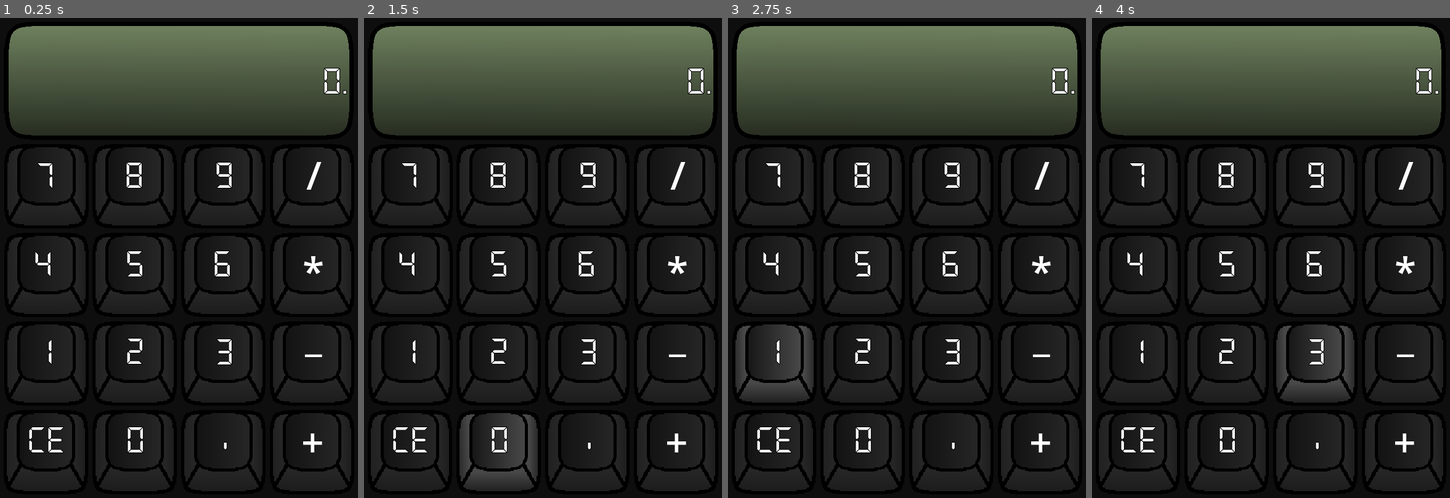
Above: before the commit, frames 1-4 (left to right).
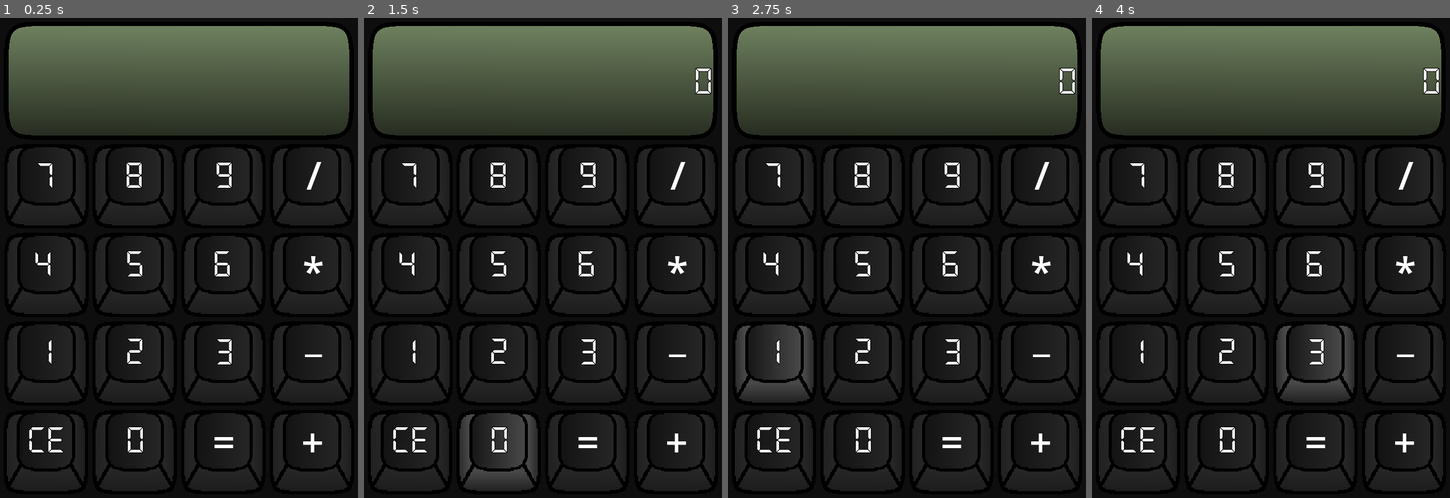
Above: after the commit, the same moments.

Repository: alhasan-ramadan/godot-calculator
Game: Godot game, scene res://scenes/main.tscn
Two runs of this game, one before a commit and one after it. Both use one fixed random seed, a clock stepped at 60 frames per second and the inputs below.
Inputs (mouse positions are in pixels of both pictures, inside the frame that each line leads up to):
- Up to frame 1 (0.25 s): no input
- Up to frame 2 (1.5 s): click (410, 450) at 0.5 s; click (500, 450) at 1.25 s
- Up to frame 3 (2.75 s): click (774, 363) at 2 s
- Up to frame 4 (4 s): click (1228, 363) at 2.75 s; click (1313, 363) at 3.5 s

The runs differ from the first frame. In frame 1, 0.3% of the frame differs, in the area x 59-97%, y 10-90%; in frame 2, 0.3%, in the area x 59-98%, y 10-90%; in frame 3, 0.3%; in frame 4, 0.3%.

Commit message:
feat(operations): added basic instructions for the calculator

Diff:
--- a/scenes/main.tscn
+++ b/scenes/main.tscn
@@ -1,6 +1,7 @@
-[gd_scene load_steps=6 format=3 uid="uid://daabkqotbq2oj"]
+[gd_scene load_steps=7 format=3 uid="uid://daabkqotbq2oj"]
 
 [ext_resource type="FontFile" uid="uid://vuqbxsandcr1" path="res://assets/fonts/DS-DIGI.TTF" id="1_ofned"]
+[ext_resource type="Script" path="res://scripts/main.gd" id="1_q32op"]
 [ext_resource type="Theme" uid="uid://dknlvjdcml8jt" path="res://assets/themes/button.theme" id="1_yexta"]
 [ext_resource type="Texture2D" uid="uid://dhbfk5nwda72i" path="res://assets/pictures/calculator_display.png" id="2_kyyor"]
 
@@ -20,6 +21,7 @@
 anchor_bottom = 1.0
 grow_horizontal = 2
 grow_vertical = 2
+script = ExtResource("1_q32op")
 
 [node name="background" type="ColorRect" parent="."]
 layout_mode = 1
@@ -111,7 +113,7 @@
 
 [node name="operations" type="Node" parent="background"]
 
-[node name="komma" type="Button" parent="background/operations"]
+[node name="equal" type="Button" parent="background/operations"]
 offset_left = 303.0
 offset_top = 647.0
 offset_right = 440.0
@@ -165,7 +167,6 @@
 offset_bottom = -1.52588e-05
 theme_override_fonts/font = ExtResource("1_ofned")
 theme_override_font_sizes/font_size = 30
-text = "0."
 label_settings = SubResource("LabelSettings_vhc6f")
 horizontal_alignment = 2
 vertical_alignment = 1
@@ -216,31 +217,30 @@
 anchor_top = 0.022
 anchor_right = 0.973
 anchor_bottom = 0.26
-offset_left = 332.8
-offset_top = 633.4
-offset_right = -203.8
-offset_bottom = 508.0
-theme_override_fonts/font = ExtResource("1_ofned")
-theme_override_font_sizes/font_size = 30
-text = ","
-label_settings = SubResource("LabelSettings_vhc6f")
-horizontal_alignment = 2
-vertical_alignment = 1
-text_overrun_behavior = 3
-
-[node name="addition_display" type="Label" parent="background/display"]
-physics_interpolation_mode = 0
-anchors_preset = -1
-anchor_left = 0.027
-anchor_top = 0.022
-anchor_right = 0.973
-anchor_bottom = 0.26
 offset_left = 479.8
 offset_top = 636.4
 offset_right = -48.8
 offset_bottom = 534.0
 theme_override_font_sizes/font_size = 30
 text = "+"
+label_settings = SubResource("LabelSettings_i8dhd")
+horizontal_alignment = 2
+vertical_alignment = 1
+text_overrun_behavior = 3
+
+[node name="addition_display" type="Label" parent="background/display"]
+physics_interpolation_mode = 0
+anchors_preset = -1
+anchor_left = 0.027
+anchor_top = 0.022
+anchor_right = 0.973
+anchor_bottom = 0.26
+offset_left = 335.8
+offset_top = 635.4
+offset_right = -192.8
+offset_bottom = 533.0
+theme_override_font_sizes/font_size = 30
+text = "="
 label_settings = SubResource("LabelSettings_i8dhd")
 horizontal_alignment = 2
 vertical_alignment = 1
@@ -470,3 +470,20 @@
 horizontal_alignment = 2
 vertical_alignment = 1
 text_overrun_behavior = 3
+
+[connection signal="pressed" from="background/numbers/ce" to="." method="_on_ce_pressed"]
+[connection signal="pressed" from="background/numbers/zero" to="." method="_on_zero_pressed"]
+[connection signal="pressed" from="background/numbers/one" to="." method="_on_one_pressed"]
+[connection signal="pressed" from="background/numbers/two" to="." method="_on_two_pressed"]
+[connection signal="pressed" from="background/numbers/three" to="." method="_on_three_pressed"]
+[connection signal="pressed" from="background/numbers/four" to="." method="_on_four_pressed"]
+[connection signal="pressed" from="background/numbers/five" to="." method="_on_five_pressed"]
+[connection signal="pressed" from="background/numbers/six" to="." method="_on_six_pressed"]
+[connection signal="pressed" from="background/numbers/seven" to="." method="_on_seven_pressed"]
+[connection signal="pressed" from="background/numbers/eight" to="." method="_on_eight_pressed"]
+[connection signal="pressed" from="background/numbers/nine" to="." method="_on_nine_pressed"]
+[connection signal="pressed" from="background/operations/equal" to="." method="_on_equal_pressed"]
+[connection signal="pressed" from="background/operations/addition" to="." method="_on_addition_pressed"]
+[connection signal="pressed" from="background/operations/subtraction" to="." method="_on_subtraction_pressed"]
+[connection signal="pressed" from="background/operations/multiplication" to="." method="_on_multiplication_pressed"]
+[connection signal="pressed" from="background/operations/division" to="." method="_on_division_pressed"]
--- /dev/null
+++ b/scripts/main.gd
@@ -0,0 +1,218 @@
+extends Control
+
+@onready var ce: Button = $background/numbers/ce
+
+@onready var zero: Button = $background/numbers/zero
+@onready var one: Button = $background/numbers/one
+@onready var two: Button = $background/numbers/two
+@onready var three: Button = $background/numbers/three
+@onready var four: Button = $background/numbers/four
+@onready var five: Button = $background/numbers/five
+@onready var six: Button = $background/numbers/six
+@onready var seven: Button = $background/numbers/seven
+@onready var eight: Button = $background/numbers/eight
+@onready var nine: Button = $background/numbers/nine
+
+@onready var equal: Button = $background/operations/equal
+@onready var addition: Button = $background/operations/addition
+@onready var subtraction: Button = $background/operations/subtraction
+@onready var multiplication: Button = $background/operations/multiplication
+@onready var division: Button = $background/operations/division
+
+@onready var display: Label = $background/display/display
+
+
+var first_operand: float = 0
+var second_operand: float = 0
+var result: float = 0
+var operator: String = ""
+
+var first_operand_pressed: bool = false
+var second_operand_pressed: bool = false
+var operation_set: bool = false
+
+
+func _ready() -> void:
+	pass
+
+
+func _process(_delta: float) -> void:
+	pass
+
+
+func _on_ce_pressed() -> void:
+	first_operand = 0
+	second_operand = 0
+	result = 0
+	operator = ""
+	first_operand_pressed = false
+	second_operand_pressed = false
+	operation_set = false
+	display.text = ""
+
+func _on_zero_pressed() -> void:
+	if first_operand_pressed == false:
+		first_operand = 0
+		display.text = "0"
+		first_operand_pressed = true
+	elif first_operand_pressed and operation_set == true:
+		second_operand = 0
+		display.text += "0"
+		second_operand_pressed = true
+
+
+func _on_one_pressed() -> void:
+	if first_operand_pressed == false:
+		first_operand = 1
+		display.text = "1"
+		first_operand_pressed = true
+	elif first_operand_pressed and operation_set == true:
+		second_operand = 1
+		display.text += "1"
+		second_operand_pressed = true
+
+func _on_two_pressed() -> void:
+	if first_operand_pressed == false:
+		first_operand = 2
+		display.text = "2"
+		first_operand_pressed = true
+	elif first_operand_pressed and operation_set == true:
+		second_operand = 2
+		display.text += "2"
+		second_operand_pressed = true
+
+func _on_three_pressed() -> void:
+	if first_operand_pressed == false:
+		first_operand = 3
+		display.text = "3"
+		first_operand_pressed = true
+	elif first_operand_pressed and operation_set == true:
+		second_operand = 3
+		display.text += "3"
+		second_operand_pressed = true
+
+
+func _on_four_pressed() -> void:
+	if first_operand_pressed == false:
+		first_operand = 4
+		display.text = "4"
+		first_operand_pressed = true
+	elif first_operand_pressed and operation_set == true:
+		second_operand = 4
+		display.text += "4"
+		second_operand_pressed = true
+
+
+func _on_five_pressed() -> void:
+	if first_operand_pressed == false:
+		first_operand = 5
+		display.text = "5"
+		first_operand_pressed = true
+	elif first_operand_pressed and operation_set == true:
+		second_operand = 5
+		display.text += "5"
+		second_operand_pressed = true
+
+
+func _on_six_pressed() -> void:
+	if first_operand_pressed == false:
+		first_operand = 6
+		display.text = "6"
+		first_operand_pressed = true
+	elif first_operand_pressed and operation_set == true:
+		second_operand = 6
+		display.text += "6"
+		second_operand_pressed = true
+
+func _on_seven_pressed() -> void:
+	if first_operand_pressed == false:
+		first_operand = 7
+		display.text = "7"
+		first_operand_pressed = true
+	elif first_operand_pressed and operation_set == true:
+		second_operand = 7
+		display.text += "7"
+		second_operand_pressed = true
+
+
+func _on_eight_pressed() -> void:
+	if first_operand_pressed == false:
+		first_operand = 8
+		display.text = "8"
+		first_operand_pressed = true
+	elif first_operand_pressed and operation_set == true:
+		second_operand = 8
+		display.text += "8"
+		second_operand_pressed = true
+
+
+func _on_nine_pressed() -> void:
+	if first_operand_pressed == false:
+		first_operand = 9
+		display.text = "9"
+		first_operand_pressed = true
+	elif first_operand_pressed and operation_set == true:
+		second_operand = 9
+		display.text += "9"
+		second_operand_pressed = true
+
+
+
+func calculate(a: float, b: float, op: String) -> float:
+	match  op:
+		"+":
+			second_operand_pressed = false
+			return a + b
+		"-":
+			second_operand_pressed = false
+			return a - b
+		"*":
+			second_operand_pressed = false
+			return a * b
+		"/":
+			if b != 0:
+				second_operand_pressed = false
+				return a / b
+			else:
+				second_operand_pressed = false
+				return 0.0
+	return 0.0
+
+
+func _on_addition_pressed() -> void:
+	if first_operand_pressed == true and operation_set == false:
+		print("operator set to addition")
+		operator = "+"
+		display.text += "+"
+		operation_set = true
+
+
+func _on_subtraction_pressed() -> void:
+	if first_operand_pressed == true and operation_set == false:
+		print("operator set to subtraction")
+		operator = "-"
+		display.text += "-"
+		operation_set = true
+
+
+func _on_multiplication_pressed() -> void:
+	if first_operand_pressed == true and operation_set == false:
+		print("operator set to multiplication")
+		operator = "*"
+		display.text += "*"
+		operation_set = true
+
+
+func _on_division_pressed() -> void:
+	if first_operand_pressed == true and operation_set == false:
+		print("operator set to division")
+		operator = "/"
+		display.text += "/"
+		operation_set = true
+
+
+func _on_equal_pressed() -> void:
+	result = calculate(first_operand, second_operand, operator)
+	first_operand = result
+	display.text = str(result)
+	operation_set = false
